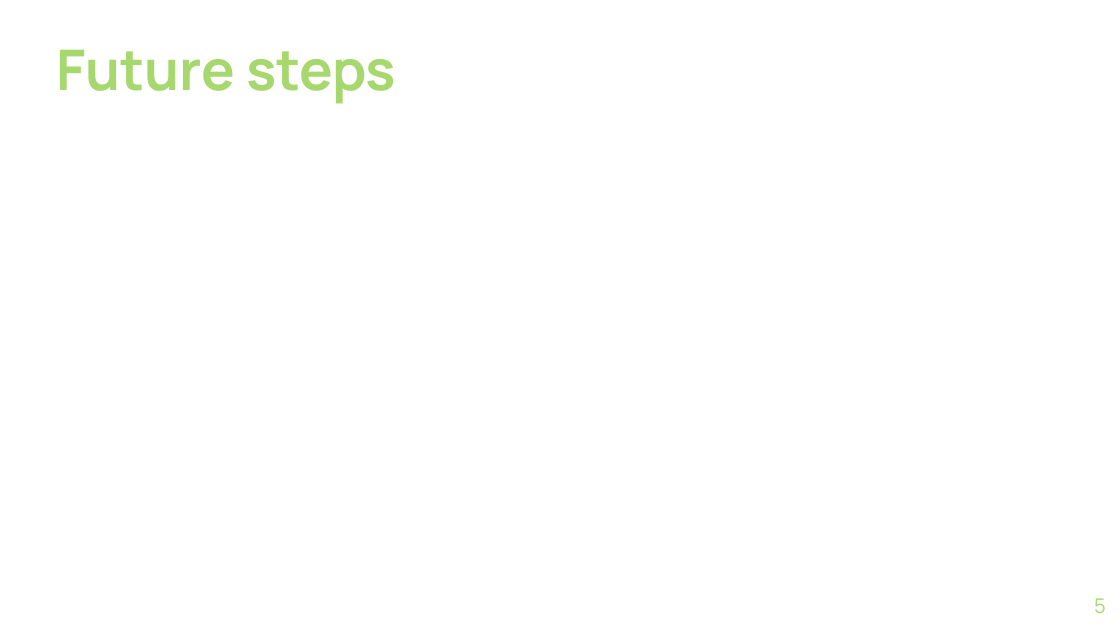
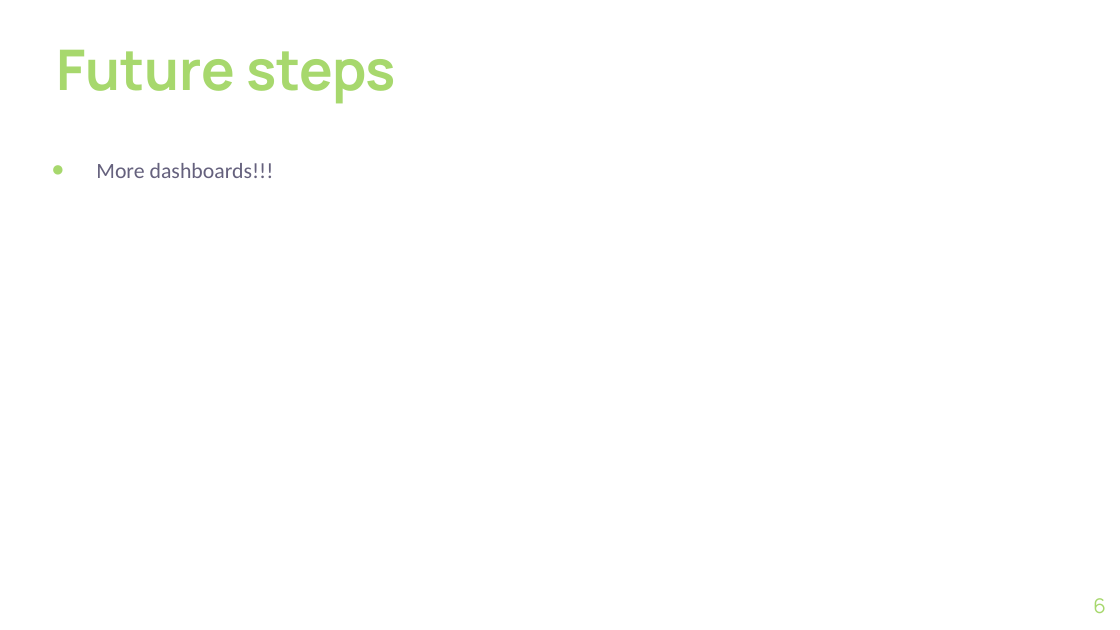
Before and after one commit to fpwirth/Data-Analytics-Project-2, a slide deck: slide 6 of ppt/theBigGreen_draft.pptx (slide 5 before the commit). Drawn at 1120x630 pixels with LibreOffice and Linux fonts; fonts in the diff are those of the drawing; background and template pictures are left out. Boxes give left, top, right and bottom in pixels: in the first picture for what was removed or moved away, otherwise in the second. Text is boxed around its words. In the diff, an @@ line names an element or a change of style, - is before the commit and + after.

```diff
--- a/ppt/theBigGreen_draft.pptx
+++ b/ppt/theBigGreen_draft.pptx
@@ text added at (x1=96, y1=163, x2=274, y2=178), 14 pt, text #65617D @@
+● More dashboards!!!
@@ page number at (x1=1093, y1=598, x2=1106, y2=613): text changed @@
-5
+6
```
Also in this commit, not shown: 1 other slide changed, 2 slides added, 1 slide removed, 1 other file.
